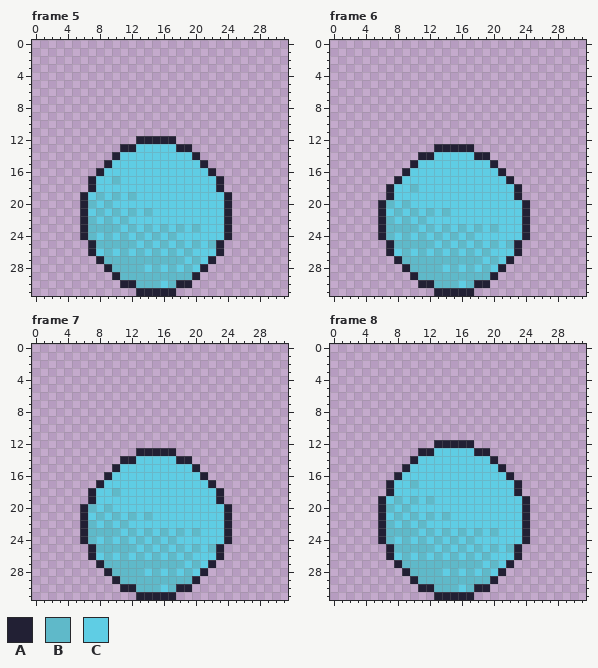
Pixel-art file, stored at Shades of You/Assets/Animations/SooYeonIdle.aseprite. The picture above is the old version.
32x32 pixels, 8 frames. Shown: frame 5, frame 6, frame 7, frame 8. The commit also changed other frames, which this record leaves out.
Palette (. is transparent): A #222034  B #5fb9c9  C #5fcde4
Pixels before, frame 5, first column x 6:
12 .......AAAAA.......
13 .....AACCCCCAA.....
14 ....ACCCCCCCCCA....
15 ...ACCCCCCCCCCCA...
16 ..ACCCCCCCCCCCCCA..
17 .ACCBCCCCCCCCCCCCA.
18 .ACCCCCCCCCCCCCCCA.
19 ACBCBCBCCCCCCCCCCCA
20 ABCBCCCCCCCCCCCCCCA
21 ACBCBCBCBCCCCCCCCCA
22 ABCBCBCCCCCCCCCCCCA
23 ABBBBCBCBCBCBCBCCCA
24 ABCBCBCBCBCBCCCCCCA
25 .ABBBBBCBCBCBCBCBA.
26 .ACBCBCBCBCBCBCCCA.
27 ..ABBBBBBBBBBCBCA..
28 ...ABBBBCBCBCBCA...
29 ....ABBBBBBBBBA....
30 .....AABBBCBAA.....
31 .......AAAAA.......
Pixels before, frame 6, first column x 6:
13 .......AAAAA.......
14 .....AACCCCCAA.....
15 ....ACCCCCCCCCA....
16 ...ACCCCCCCCCCCA...
17 ..ACCCCCCCCCCCCCA..
18 .ACCBCCCCCCCCCCCCA.
19 .ACCCCCCCCCCCCCCCA.
20 ABCBCCCCCCCCCCCCCCA
21 ACBCBCBCBCCCCCCCCCA
22 ABCBCBCCCCCCCCCCCCA
23 ABBBBCBCBCBCBCBCCCA
24 ABCBCBCBCBCBCCCCCCA
25 .ABBBBBCBCBCBCBCBA.
26 .ACBCBCBCBCBCBCCCA.
27 ..ABBBBBBBBBBCBCA..
28 ...ABBBBCBCBCBCA...
29 ....ABBBBBBBBBA....
30 .....AABBBCBAA.....
31 .......AAAAA.......
Pixels before, frame 7, first column x 6:
13 .......AAAAA.......
14 .....AACCCCCAA.....
15 ....ACCCCCCCCCA....
16 ...ACCCCCCCCCCCA...
17 ..ACCCCCCCCCCCCCA..
18 .ACCBCCCCCCCCCCCCA.
19 .ACCCCCCCCCCCCCCCA.
20 ABCBCCCCCCCCCCCCCCA
21 ACBCBCBCBCCCCCCCCCA
22 ABCBCBCCCCCCCCCCCCA
23 ABBBBCBCBCBCBCBCCCA
24 ABCBCBCBCBCBCCCCCCA
25 .ABBBBBCBCBCBCBCBA.
26 .ACBCBCBCBCBCBCCCA.
27 ..ABBBBBBBBBBCBCA..
28 ...ABBBBCBCBCBCA...
29 ....ABBBBBBBBBA....
30 .....AABBBCBAA.....
31 .......AAAAA.......
Pixels before, frame 8, first column x 6:
12 .......AAAAA.......
13 .....AACCCCCAA.....
14 ....ACCCCCCCCCA....
15 ...ACCCCCCCCCCCA...
16 ..ACCCCCCCCCCCCCA..
17 .ACCBCCCCCCCCCCCCA.
18 .ACCCCCCCCCCCCCCCA.
19 ACBCBCBCCCCCCCCCCCA
20 ABCBCCCCCCCCCCCCCCA
21 ACBCBCBCBCCCCCCCCCA
22 ABCBCBCCCCCCCCCCCCA
23 ABBBBCBCBCBCBCBCCCA
24 ABCBCBCBCBCBCCCCCCA
25 .ABBBBBCBCBCBCBCBA.
26 .ACBCBCBCBCBCBCCCA.
27 ..ABBBBBBBBBBCBCA..
28 ...ABBBBCBCBCBCA...
29 ....ABBBBBBBBBA....
30 .....AABBBCBAA.....
31 .......AAAAA.......
And afterwards:
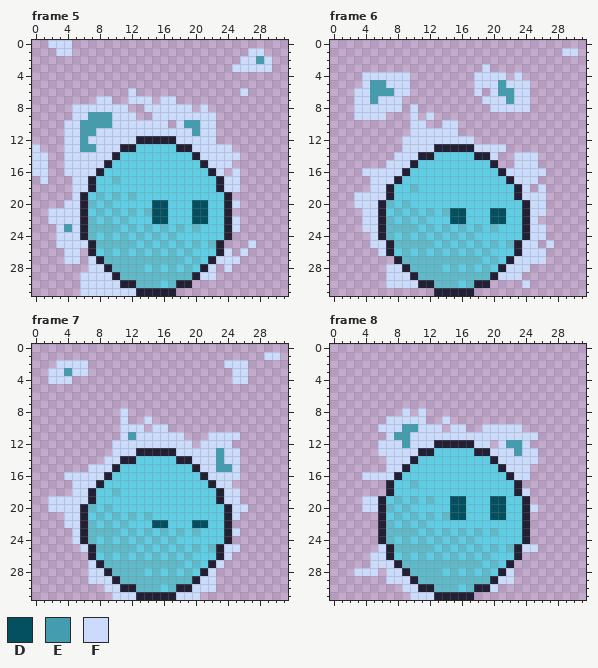
Colours new in this view: D #055060  E #449daf  F #cbdbfc
The edit:
layer "Layer 3" added
layer "Layer 2" added
Changed rows in their new state; - is an unchanged pixel.
Frame 5, layers "Layer 2", "Layer 3":
first column x 0:
 0 --FFF-------------------------
 1 ---FF----------------------FF-
 2 --------------------------FFEF
 3 -------------------------FFFFF
 6 ------------F-------------F---
 7 --------FF--FFF-FF------------
 8 -----FFFFFFF--FFFFFF-F--------
 9 -----FFEEEFFF--FFFFFFFF-------
10 ----FFEEEEFFFFFFF-FEEFF-------
11 ----FFEEFFFFFFFFFFFFEFF-------
12 ----FFEFFFFFF-----FFFFF-------
13 F---FFEEFFF---------FFFFF-----
14 FF--FFFFFF-----------FFFFF----
15 FF--FFFFF-------------FFF-----
16 FF--FFFF---------------F-F----
17 -F---FF-----------------FF----
18 -----FF-----------------FF----
19 -----F------------------------
20 ----FF---------DD---DD---F----
21 --FFFF---------DD---DD--------
22 --FFFF---------DD---DD---F----
23 ---FEF-------------------F----
24 ---FFF------------------------
25 ---FFFF--------------------F--
26 ----FF------------------F-F---
27 ----FF-F---------------FFF----
28 -------FF-------------F-F-----
29 ------FFFF-----------FF-------
30 ------FFFFF-------------------
31 ------FFFFFFF-----------------
Frame 6, layers "Layer 2", "Layer 3":
first column x 3:
 1 --------------------------FF
 3 ----------------F-----------
 4 -FFFFFF--------FFFF-F-------
 5 -FEEFFF--------FFFEFFF------
 6 FFEEEFF--------F-FEEFF------
 7 FFEFFF----------FFFEFF------
 8 FFFFFF-F---------FFFFF------
 9 FFFF---F-F------------------
10 -------FF--FF---------------
11 -------FFFFFF---------------
12 ------FFFFFFFFF-------------
13 ------FFFF-----FFFF---------
14 -----FFF---------F--FFF-----
15 ----FFF-------------FFF-----
16 -FFFFF-------------FFFFF----
17 --FFF---------------FFF-----
18 --FF-----------------F-F----
19 FFFF-----------------FFF----
20 FFF-------------------FF----
21 -FF---------DD---DD---FF----
22 -FF---------DD---DD---F-----
23 -FF-------------------FF----
24 --F-------------------FF----
25 --FF-----------------FF-F---
26 ---F-----------------FFF----
27 --------------------FFFF----
28 ----FF-------------FFF------
29 ----FFF-----------FFF-------
30 ----FFFF-------------F------
Frame 7, layers "Layer 2", "Layer 3":
first column x 2:
 1 ---------------------------FF
 2 -FFFF-----------------FFF----
 3 FFEFF------------------FF----
 4 FFF--------------------FF----
first column x 2:
 8 ---------F---------------
 9 ---------F--F------------
10 ---------FFF-FF----------
11 ---------FEFFFFFF---FFFF-
12 --------FFFFFFFFFF-FFFF--
13 --------FFF-----FFFFFEFF-
14 -------FF---------FFFEFF-
15 -----FFF-----------FFEEF-
16 --FFFFF-------------FFFF-
17 ---FFF---------------FF--
18 ---FF-----------------FF-
19 FFFFF-----------------FF-
20 FFFF-------------------FF
21 --FF-------------------F-
22 --FF---------DD---DD-----
23 ---F-------------------F-
24 ---F---------------------
25 ----F-----------------FF-
26 ----------------------F--
27 -----F---------------F---
28 -----FF-------------F----
29 -----FFF-----------FF----
30 -------FF---------FFF----
31 --------FFF-----FFF------
Frame 8, layers "Layer 2", "Layer 3":
first column x 4:
 8 -----F-F--------------
 9 ---FFFFF--F-----------
10 --FFFEEFFF-FF--FFFFF--
11 ---FEEFFFFFFFFFFFFFFFF
12 --FFFEFFF-----FF-FEEF-
13 --FFFFF---------FFFEFF
14 ---FFF-----------FFFFF
15 ---FF-------------FFF-
16 FFFF---------------FF-
18 --------------------F-
19 FF---------DD---DD----
20 FF---------DD---DD---F
21 -----------DD---DD----
first column x 3:
25 ---F-----------------FF
26 --FF-------------------
27 --FFF------------------
28 FFF-FF-------------F---
29 ----FFF-----------FF---
30 ------FF---------F-----
31 -------FFF-------------
Boxes around the changes in both pictures, in picture pixels (x1, y1, x2, y2):
changed: (32, 40, 272, 296)
changed: (354, 48, 578, 288)
changed: (48, 352, 280, 600)
changed: (354, 408, 538, 600)
